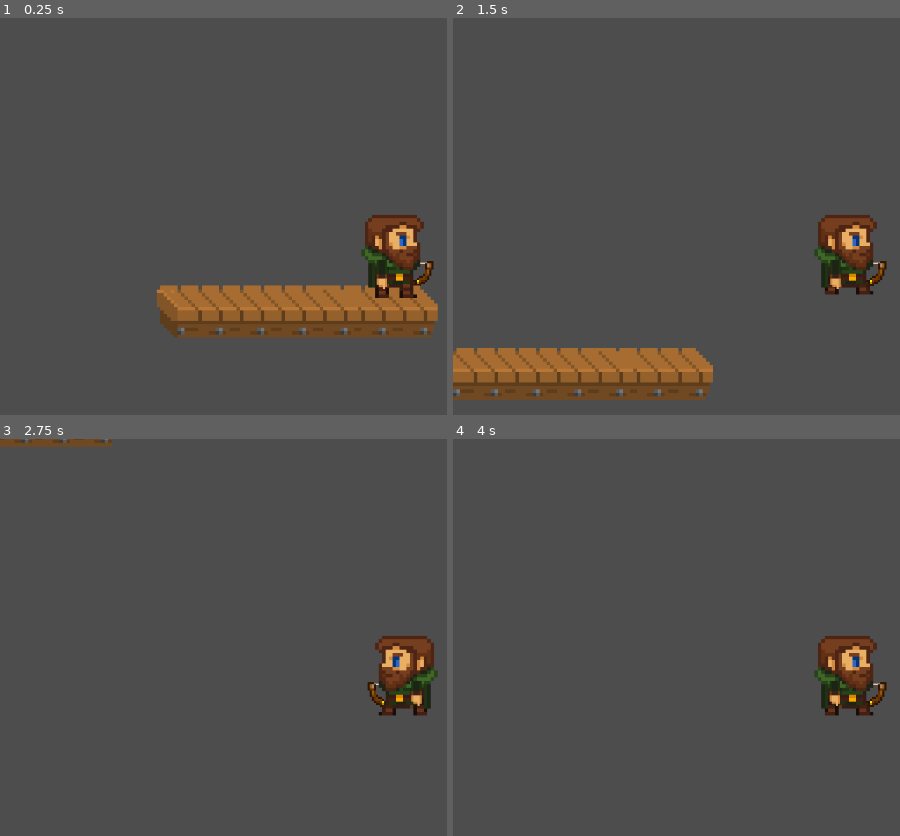
Above: before the commit, frames 1-4 (two rows, left to right).
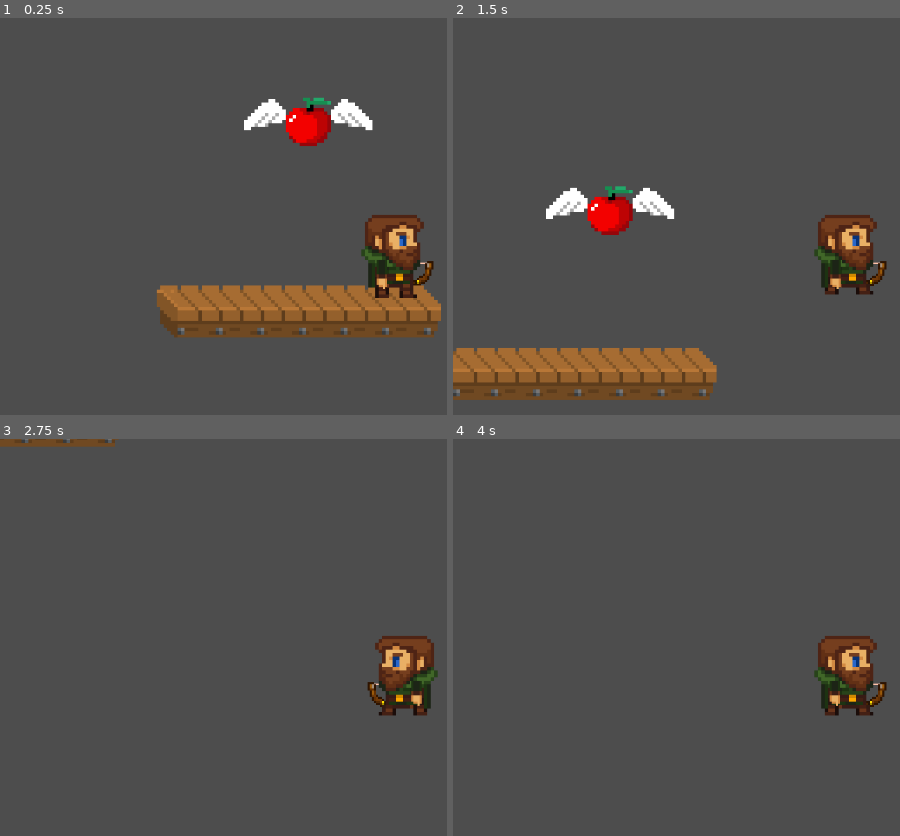
Above: after the commit, the same moments.

Repository: Dan-Yaacobi/Limbo-Fate
Game: Godot game, scene res://PlayGround/Test.tscn
Two runs of this game, one before a commit and one after it. Both use one fixed random seed, a clock stepped at 60 frames per second and the inputs below.
Inputs (mouse positions are in pixels of both pictures, inside the frame that each line leads up to):
- Up to frame 1 (0.25 s): no input
- Up to frame 2 (1.5 s): move the mouse to (outside the picture) at 0.52 s; hold Shift (Dash) 0.53-1.28 s; hold D (Right) from 0.53 s (still down); tap Space (Jump) at 0.77 s; move the mouse to (694, 264) at 1.27 s; click (694, 264) at 1.35 s
- Up to frame 3 (2.75 s): tap Space (Jump) at 1.52 s; move the mouse to (outside the picture) at 2.02 s; release D (Right) at 2.03 s; hold A (Left) from 2.03 s (still down); hold Shift (Dash) from 2.03 s (still down)
- Up to frame 4 (4 s): move the mouse to (810, 752) at 2.77 s; release A (Left) at 2.78 s; release Shift (Dash) at 2.78 s; hold D (Right) from 2.78 s (still down); click (810, 752) at 2.85 s; tap Space (Jump) at 3.02, 3.77 s; tap Enter at 3.5 s; move the mouse to (outside the picture) at 3.52 s; hold Shift (Dash) from 3.53 s (still down)

The runs differ from the first frame. In frame 1, 2.4% of the frame differs, in the area x 54-99%, y 20-81%; in frame 2, 2.5%, in the area x 20-60%, y 42-97%; in frame 3, less than 0.1%; in frame 4, nothing differs.

Commit message:
added combat text singleton

Diff:
--- /dev/null
+++ b/00_Globals/CombatText/combat_text_spawner.gd
@@ -0,0 +1,10 @@
+class_name GlobalTextSpawner extends Node
+
+var combat_text_scene = preload("res://General Nodes/CombatText/CombatText.tscn")
+
+func spawn(_pos: Vector2, _text: String) -> void:
+	var combat_text: CombatText = combat_text_scene.instantiate()
+	get_tree().root.add_child(combat_text)
+	combat_text.text = _text
+	combat_text.start()
+	combat_text.set_position(_pos + Vector2(0,-20))
--- a/Arrow/Scripts/arrow.gd
+++ b/Arrow/Scripts/arrow.gd
@@ -39,7 +39,7 @@
 	hurt_box.monitoring = true
 
 func calc_dmg() -> void:
-	hurt_box.damage = (GlobalPlayer.get_strength() + stats.base_dmg) * pow(stats.dmg_modifier,3)
+	hurt_box.damage = floor((GlobalPlayer.get_strength() + stats.base_dmg) * pow(stats.dmg_modifier,3))
 
 func set_dmg_modifier(_dmg_mod) -> void:
 	stats.dmg_modifier = _dmg_mod
--- a/Enemies/Scenes/FlyingApple.tscn
+++ b/Enemies/Scenes/FlyingApple.tscn
@@ -9,7 +9,7 @@
 
 [sub_resource type="Resource" id="Resource_h8e2j"]
 script = ExtResource("2_aen4r")
-max_hp = 0
+max_hp = 20
 current_hp = 0
 touch_damage = 0
 move_speed = 10.0
--- a/Enemies/Scripts/enemy.gd
+++ b/Enemies/Scripts/enemy.gd
@@ -10,6 +10,7 @@
 
 func _ready() -> void:
 	hit_box.Damaged.connect(_take_hit)
+	stats.current_hp = stats.max_hp
 	pass
 
 func _process(_delta: float) -> void:
@@ -23,14 +24,15 @@
 func calc_direction_to_player() -> Vector2:
 	return (GlobalPlayer.global_position - global_position).normalized()
 
-func _take_hit(hurt_box: HurtBox) -> void:
+func _take_hit(_hurt_box: HurtBox) -> void:
 
 	#apply_dmg(dmg)
 	#knocked_back(kb_power, kb_direction)
-	apply_dmg(hurt_box.damage)
+	apply_dmg(_hurt_box.damage)
 	velocity = Vector2.ZERO
 
 func dead() -> void:
+	queue_free()
 	pass
 
 func apply_dmg(dmg: int) -> void:
--- /dev/null
+++ b/General Nodes/CombatText/CombatText.tscn
@@ -0,0 +1,18 @@
+[gd_scene load_steps=2 format=3 uid="uid://c2utpjqol01vy"]
+
+[ext_resource type="Script" path="res://General Nodes/CombatText/combat_text.gd" id="1_h771a"]
+
+[node name="Node2D" type="Node2D"]
+script = ExtResource("1_h771a")
+
+[node name="CombatText" type="Label" parent="."]
+modulate = Color(1, 0.859309, 0.826114, 1)
+scale = Vector2(0.025, 0.025)
+theme_override_colors/font_shadow_color = Color(0, 0, 0, 1)
+theme_override_colors/font_outline_color = Color(0, 0, 0, 1)
+theme_override_constants/shadow_offset_x = 10
+theme_override_constants/shadow_offset_y = 10
+theme_override_constants/outline_size = 15
+theme_override_constants/shadow_outline_size = 5
+theme_override_font_sizes/font_size = 200
+text = "5"
--- /dev/null
+++ b/General Nodes/CombatText/combat_text.gd
@@ -0,0 +1,33 @@
+class_name CombatText extends Node2D
+
+const COMBAT_TEXT = preload("res://General Nodes/CombatText/CombatText.tscn")
+
+@onready var combat_text: Label = $CombatText
+
+@export var float_speed := 10.0
+@export var fade_speed := 2.0
+
+var text: String
+var appear: bool = false
+
+func _ready() -> void:
+	scale *= randf_range(0.8,1.2)
+	visible = false
+
+func _process(delta: float) -> void:
+	if appear:
+		position.y -= delta * float_speed
+		modulate.a = max(modulate.a - delta * fade_speed, 0.0)
+		if modulate.a == 0:
+			queue_free()
+
+func start() -> void:
+	appear = true
+	visible = true
+	set_text(text)
+
+func crit() -> void:
+	pass
+
+func set_text(_text: String) -> void:
+	combat_text.text = _text
--- a/General Nodes/HitBox/hit_box.gd
+++ b/General Nodes/HitBox/hit_box.gd
@@ -5,9 +5,6 @@
 func _ready() -> void:
 	pass
 
-func _process(delta: float) -> void:
-	pass
-
 func TakeDamage(hurt_box: HurtBox) -> void:
 	Damaged.emit(hurt_box)
 	pass
--- a/General Nodes/HurtBox/hurt_box.gd
+++ b/General Nodes/HurtBox/hurt_box.gd
@@ -1,17 +1,15 @@
 class_name HurtBox extends Area2D
 
-@export var damage: float  = 1
+@export var damage: int  = 1
 
 func _ready() -> void:
 	area_entered.connect(AreaEnetered)
-	pass
-
-func _process(delta: float) -> void:
 	pass
 
 func AreaEnetered( a : Area2D) -> void:
 	if a is HitBox:
 		a.TakeDamage(self)
 		if get_parent() is Arrow:
+			CombatTextSpawner.spawn(a.global_position, str(damage))
 			get_parent().queue_free()
 	pass
--- a/PlayGround/Test.tscn
+++ b/PlayGround/Test.tscn
@@ -1,6 +1,7 @@
-[gd_scene load_steps=3 format=3 uid="uid://cj4ndhuqfqy2u"]
+[gd_scene load_steps=4 format=3 uid="uid://cj4ndhuqfqy2u"]
 
 [ext_resource type="Texture2D" uid="uid://cesktjcapgpwo" path="res://PlayGround/Sprites/WoodPlatform.png" id="1_7l3w3"]
+[ext_resource type="PackedScene" uid="uid://bh3kllg16aal8" path="res://Enemies/Scenes/FlyingApple.tscn" id="2_ek6x1"]
 
 [sub_resource type="RectangleShape2D" id="RectangleShape2D_belp0"]
 size = Vector2(17, 3)
@@ -11,7 +12,7 @@
 position = Vector2(10, 10)
 
 [node name="Platform" type="CharacterBody2D" parent="Node2D"]
-position = Vector2(-10, 15)
+position = Vector2(-9, 15)
 collision_layer = 4
 collision_mask = 0
 
@@ -23,7 +24,7 @@
 shape = SubResource("RectangleShape2D_belp0")
 
 [node name="Platform2" type="CharacterBody2D" parent="Node2D"]
-position = Vector2(-22, 15)
+position = Vector2(-21, 15)
 collision_layer = 4
 collision_mask = 0
 
@@ -81,3 +82,6 @@
 [node name="CollisionShape2D" type="CollisionShape2D" parent="Node2D/Platform6/Platform4"]
 position = Vector2(0.5, -2.5)
 shape = SubResource("RectangleShape2D_belp0")
+
+[node name="FlyingApple" parent="." instance=ExtResource("2_ek6x1")]
+position = Vector2(-26, -30)
--- a/Player/Scenes/Player/player.gd
+++ b/Player/Scenes/Player/player.gd
@@ -39,12 +39,12 @@
 
 func shot_zoom(speed: float ,zoom_in: bool,max_zoom: float, min_zoom: float) -> void:
 	return
-	if zoom_in:
-		if camera_2d.zoom.x < max_zoom:
-			camera_2d.zoom += Vector2(speed,speed)
-	else:
-		if camera_2d.zoom.x > min_zoom:
-			camera_2d.zoom -= Vector2(speed*5,speed*5)
+	#if zoom_in:
+		#if camera_2d.zoom.x < max_zoom:
+			#camera_2d.zoom += Vector2(speed,speed)
+	#else:
+		#if camera_2d.zoom.x > min_zoom:
+			#camera_2d.zoom -= Vector2(speed*5,speed*5)
 
 func _unhandled_input(event: InputEvent) -> void:
 	if event.is_action_pressed("Jump",true):
--- a/project.godot
+++ b/project.godot
@@ -18,6 +18,7 @@
 [autoload]
 
 GlobalPlayer="*res://Player/Scenes/Player/Player.tscn"
+CombatTextSpawner="*res://00_Globals/CombatText/combat_text_spawner.gd"
 
 [input]
 
